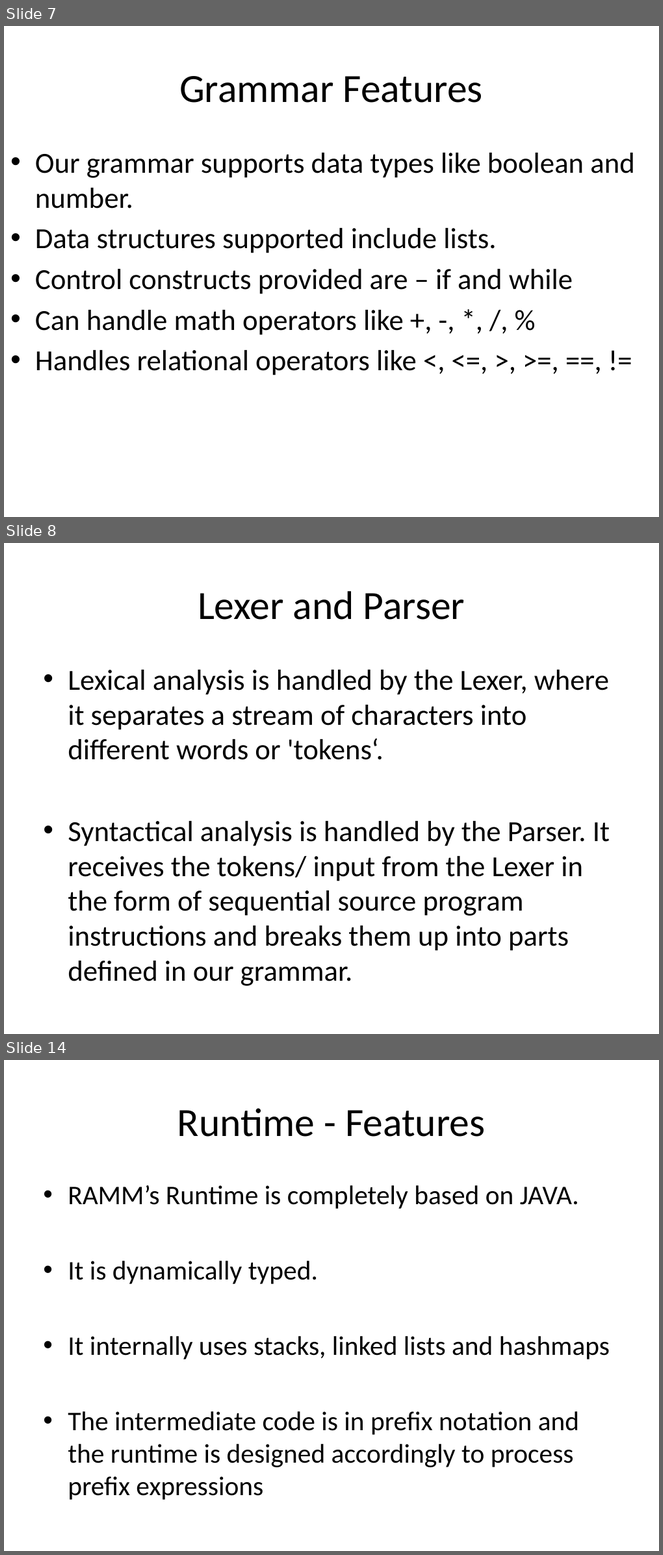
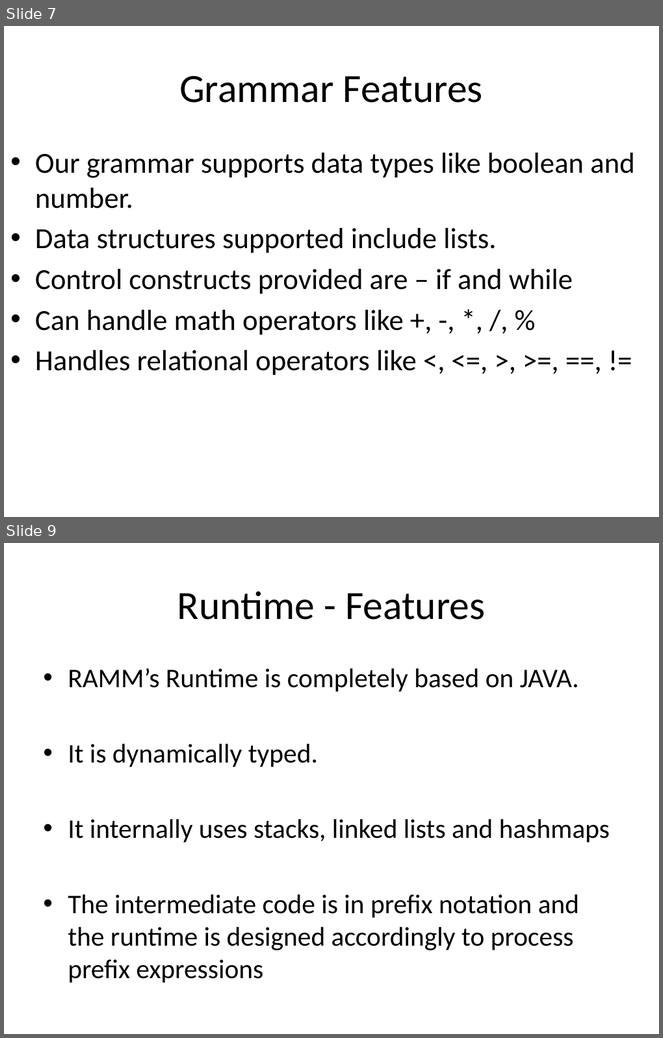
Before and after one commit to kazekagegaara/ramm, a slide deck: doc/Design.pptx. Shown one above the other, each under a label of ours: slides 7, 8 and 14 before the commit, slides 7 and 9 after it; the slides between them are not shown. The pictures are 663x1555 and 663x1038 pixels, drawn with LibreOffice and Linux fonts; fonts in the diff are those of the drawing. Boxes give left, top, right and bottom in pixels: in the first picture for what was removed or moved away, otherwise in the second. Text is boxed around its words. In the diff, an @@ line names an element or a change of style, - is before the commit and + after.

```diff
--- a/doc/Design.pptx
+++ b/doc/Design.pptx
@@ slide 8 removed at (x1=4, y1=543, x2=659, y2=1034), background #FFFFFF @@
@@ title removed at (x1=198, y1=591, x2=466, y2=620) @@
-Lexer and Parser
@@ text removed at (x1=68, y1=670, x2=610, y2=986) @@
-• Lexical analysis is handled by the Lexer, where it separates a stream of characters into different words or 'tokens‘.
-• Syntactical analysis is handled by the Parser. It receives the tokens/ input from the Lexer in the form of sequential source program instructions and breaks them up into parts defined in our grammar.
@@ what was slide 14 is now slide 9 @@
```
Also in this commit, not shown: 1 slide changed, 1 slide added, 6 other slides removed, 1 other file.
